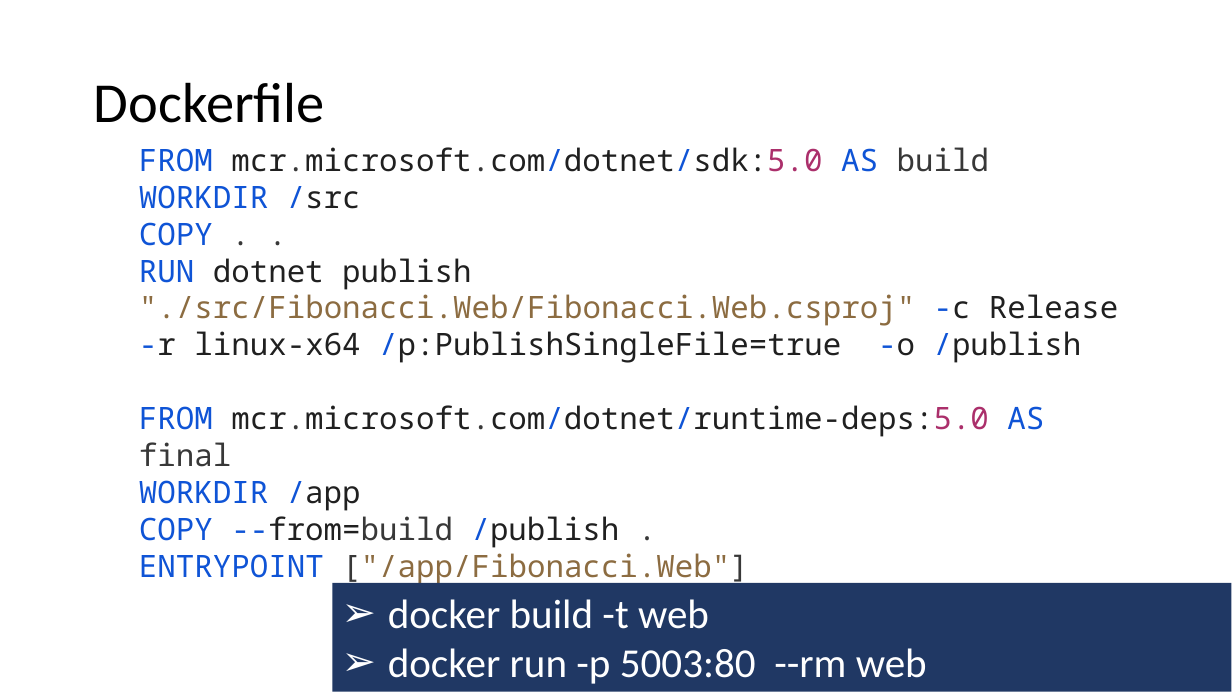
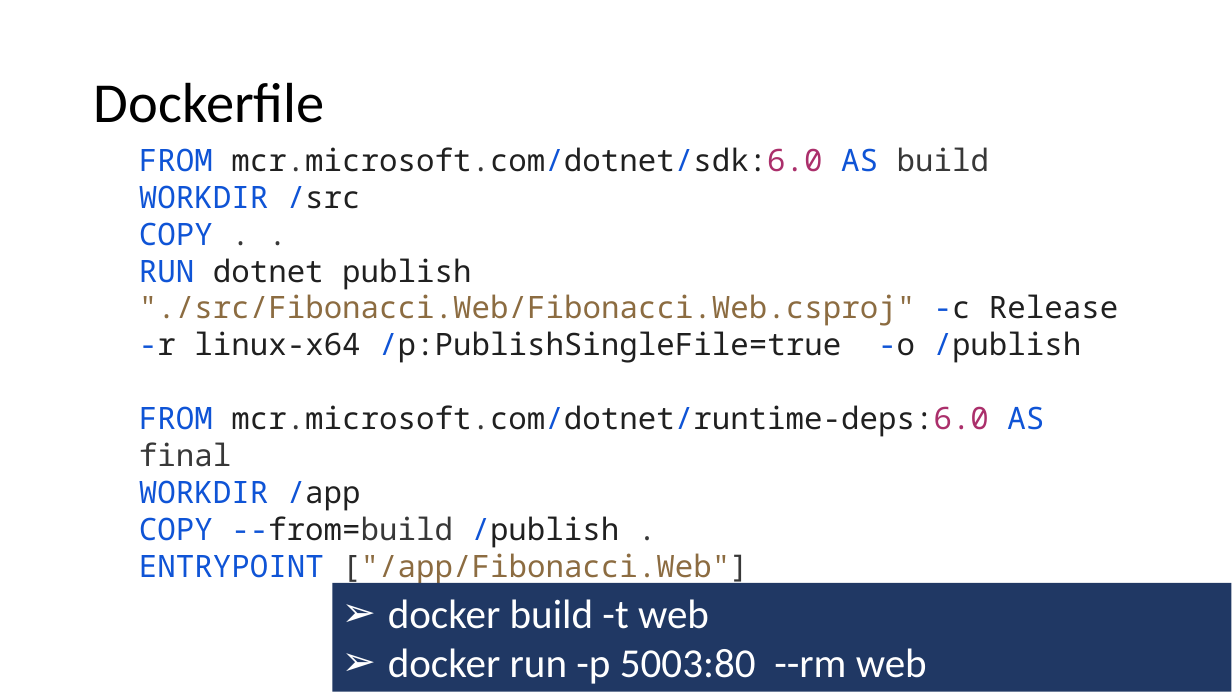
Before and after one commit to guillaume-chervet/course.dotnet, a slide deck: slide 104 of documentations/dotnet6.pptx. Drawn at 1232x693 pixels with LibreOffice and Linux fonts; fonts in the diff are those of the drawing. Boxes give left, top, right and bottom in pixels: in the first picture for what was removed or moved away, otherwise in the second. Text is boxed around its words. In the diff, an @@ line names an element or a change of style, - is before the commit and + after.

Commit message:
update

```diff
--- a/documentations/dotnet6.pptx
+++ b/documentations/dotnet6.pptx
@@ text at box(139, 147, 1118, 586): text changed @@
-FROM mcr.microsoft.com/dotnet/sdk:5.0 AS build
-WORKDIR /src
-COPY . .
-RUN dotnet publish "./src/Fibonacci.Web/Fibonacci.Web.csproj" -c Release -r linux-x64 /p:PublishSingleFile=true -o /publish
-FROM mcr.microsoft.com/dotnet/runtime-deps:5.0 AS final
-WORKDIR /app
-COPY --from=build /publish .
-ENTRYPOINT ["/app/Fibonacci.Web"]
+FROM mcr.microsoft.com/dotnet/sdk:6.0 AS build
+WORKDIR /src
+COPY . .
+RUN dotnet publish "./src/Fibonacci.Web/Fibonacci.Web.csproj" -c Release -r linux-x64 /p:PublishSingleFile=true -o /publish
+FROM mcr.microsoft.com/dotnet/runtime-deps:6.0 AS final
+WORKDIR /app
+COPY --from=build /publish .
+ENTRYPOINT ["/app/Fibonacci.Web"]
```
Also in this commit, not shown: 2 other slides changed.
